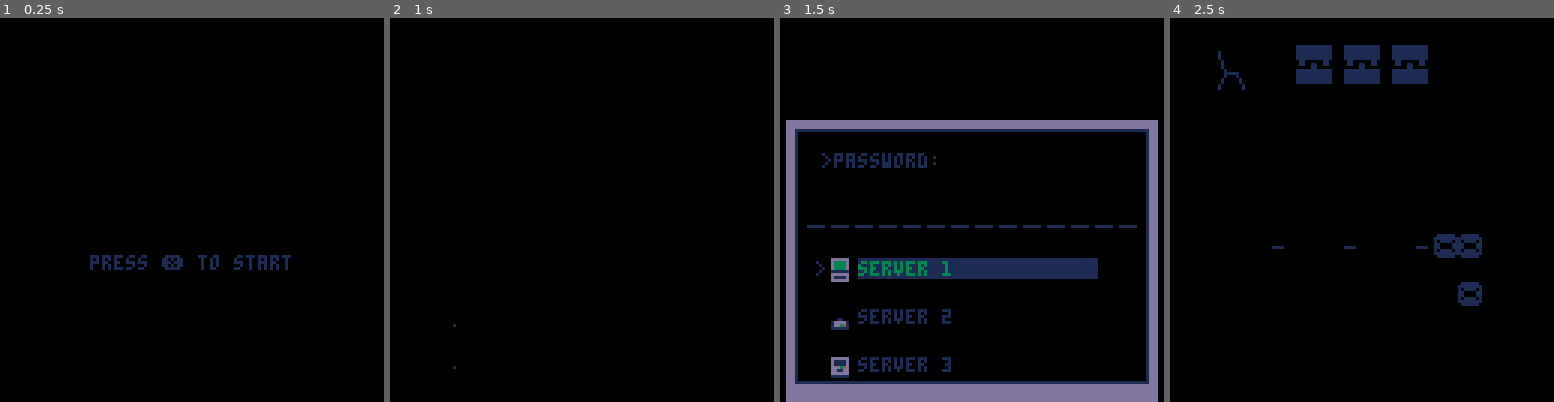
Above: before the commit, frames 1-4 (left to right).
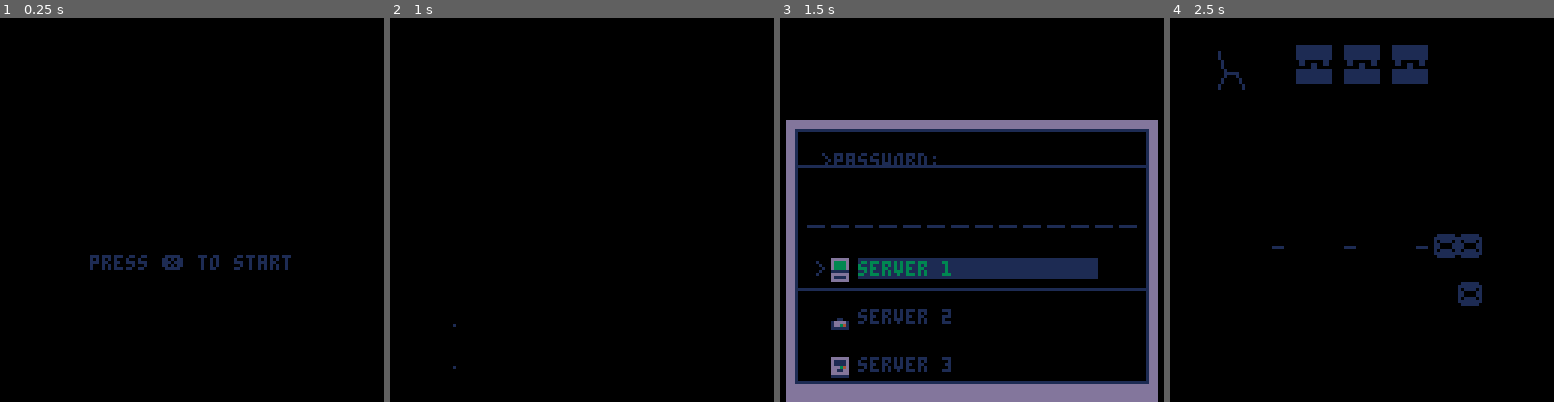
Above: after the commit, the same moments.

Repository: jacobneal65/sokovirus-pico8
Game: PICO-8 cartridge mysoko.p8
Same seed, same stepped clock (60 frames per second), same inputs: the game is played once before the commit and once after it.
Inputs:
- Up to frame 1 (0.25 s): no input
- Up to frame 2 (1 s): tap X (X key) at 0.33, 0.7 s
- Up to frame 3 (1.5 s): tap O (Z key) at 1.07 s; tap X (X key) at 1.43 s
- Up to frame 4 (2.5 s): tap O (Z key) at 1.8, 2.43 s; hold Right from 2.33 s (still down)

Frames 1-2 are identical in both runs. In frame 3, 1.3% of the frame differs, in the area x 4-96%, y 38-72%; in frame 4, nothing differs.

Commit message:
two scanlines

Diff:
--- a/mysoko.p8
+++ b/mysoko.p8
@@ -67,6 +67,12 @@
 
 	--particles
 	part={}
+
+	--scanline stuff
+	showscan=true
+	yscan=39
+	yscanstart=39
+	yscanend=120-42+1
 
 	init_menu()
 
@@ -912,6 +918,7 @@
 	end
 	draw_bas_ani()
 	drawgrids()
+	draw_scanline()
 end
 
 -->8
@@ -1016,6 +1023,40 @@
 end
 
 
+-->8
+function draw_scanline()
+	--(_x,_y,_w,_h,_c)
+	if showscan then
+		rectfill2(6,yscan,116,1,3)
+		rectfill2(6,yscan+41,116,1,3)
+
+		showscan = false
+	else
+		showscan = true
+		if yscan >= yscanend then
+			yscan = yscanstart
+		else
+			yscan+=1
+		end
+		showscan=true
+	end
+
+	-- if scanline==nil then scanline=36 end
+	-- if scanline_visible then
+	-- 	for i=0,127 do
+	-- 		if pget(i,scanline)==11 then
+	-- 			pset(i,scanline,3)
+	-- 		end
+	-- 	end
+	-- 	scanline_visible=false
+	-- else
+	-- 	scanline_visible=true
+	-- 	scanline+=1
+	-- 	if scanline>58 then
+	-- 		scanline=32
+	-- 	end
+	-- end
+end
 __gfx__
 000000000000000000000000000000000000000001000010eeeeeeeeeeeeeeeeeeeeeeeeeeeeeeeeeeeeeeeeeeeeee4ee4eeeeee3bbbbbb3eeeeeeee00000000
 000000000000000000003000000000000666666001000010e55555eeee6ee6eee656565eeeddddeee3eeee3eee5554ee4e4eeeeeb3bbbb3beeeeeeee00000000
